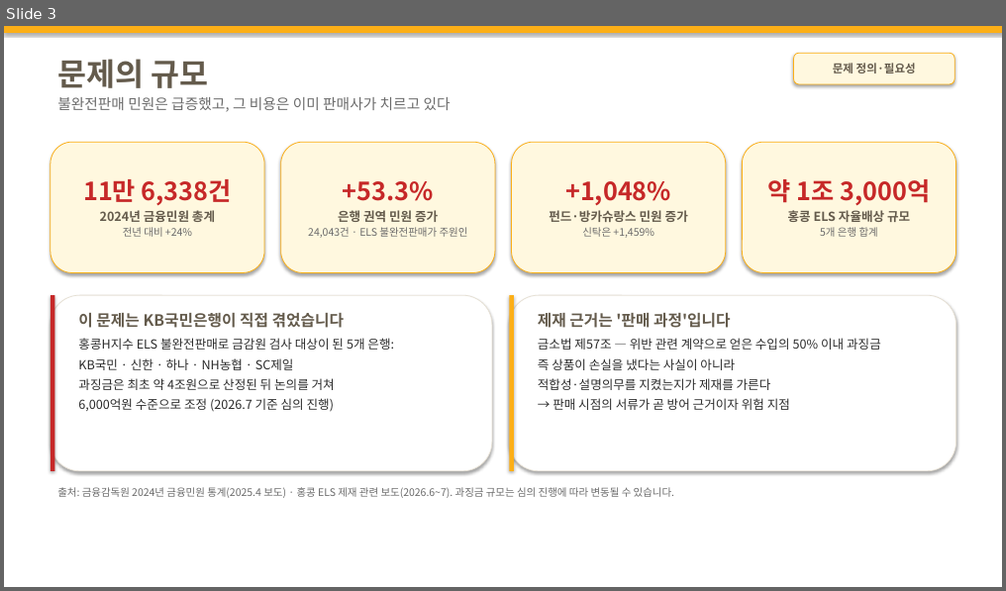
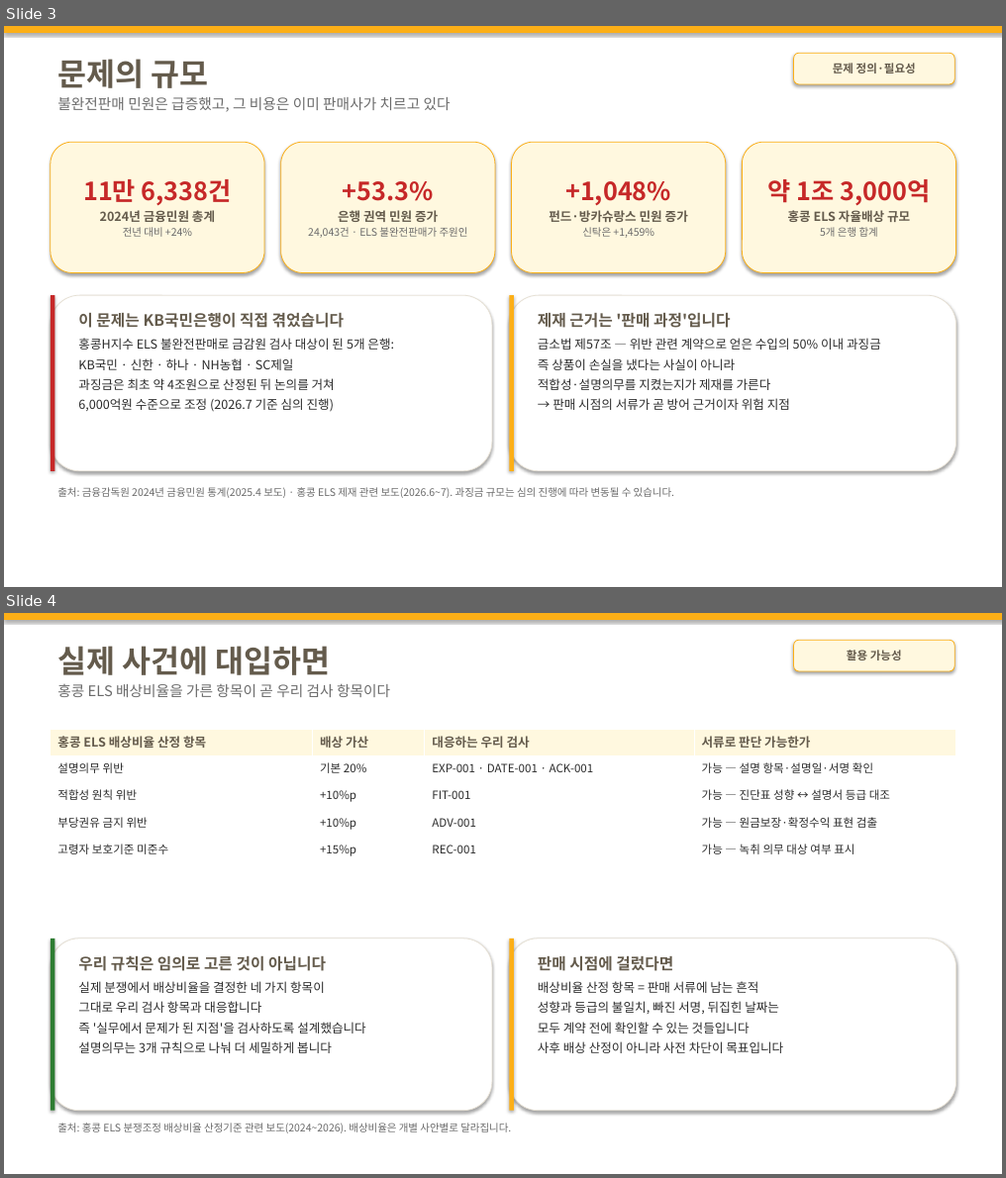
Before and after one commit to M0282/26KBAI_LW, a slide deck: docs/기술설명서_초안.pptx. Shown one above the other, each under a label of ours: slide 3 before the commit, slides 3 and 4 after it. The pictures are 1006x591 and 1006x1178 pixels, drawn with LibreOffice and Linux fonts; fonts in the diff are those of the drawing. Boxes give left, top, right and bottom in pixels: in the first picture for what was removed or moved away, otherwise in the second. Text is boxed around its words. In the diff, an @@ line names an element or a change of style, - is before the commit and + after.

```diff
--- a/docs/기술설명서_초안.pptx
+++ b/docs/기술설명서_초안.pptx
@@ slide 4 added at [4,613,1002,1174], background #FFFFFF @@
@@ rectangle added at [4,613,1002,620], fill #FCAF17 @@
@@ rounded rectangle added at [794,640,954,671], fill #FFF8DF, outline #FCAF17 0.75 pt, 11 pt, text #645B4C, bold @@
+활용 가능성
@@ text added at [57,646,390,697], 14 pt, text #6B6B6B @@
+실제 사건에 대입하면
+홍콩 ELS 배상비율을 가른 항목이 곧 우리 검사 항목이다
@@ table added at [51,729,956,863], 5 rows, 4 columns @@
+홍콩 ELS 배상비율 산정 항목 | 배상 가산 | 대응하는 우리 검사 | 서류로 판단 가능한가
+설명의무 위반 | 기본 20% | EXP-001 · DATE-001 · ACK-001 | 가능 — 설명 항목·설명일·서명 확인
+적합성 원칙 위반 | +10%p | FIT-001 | 가능 — 진단표 성향 ↔ 설명서 등급 대조
+부당권유 금지 위반 | +10%p | ADV-001 | 가능 — 원금보장·확정수익 표현 검출
+고령자 보호기준 미준수 | +15%p | REC-001 | 가능 — 녹취 의무 대상 여부 표시
@@ rounded rectangle added at [51,939,492,1111], fill #FFFFFF, outline #E6E0D4 0.75 pt @@
@@ rectangle added at [51,939,54,1111], fill #2E7D32 @@
@@ rounded rectangle added at [509,939,956,1111], fill #FFFFFF, outline #E6E0D4 0.75 pt @@
@@ rectangle added at [509,939,514,1111], fill #FCAF17 @@
@@ text added at [78,957,365,1054], 12 pt, text #2B2B2B @@
+우리 규칙은 임의로 고른 것이 아닙니다
+실제 분쟁에서 배상비율을 결정한 네 가지 항목이
+그대로 우리 검사 항목과 대응합니다
+즉 '실무에서 문제가 된 지점'을 검사하도록 설계했습니다
+설명의무는 3개 규칙으로 나눠 더 세밀하게 봅니다
@@ text added at [538,957,783,1054], 12 pt, text #2B2B2B @@
+판매 시점에 걸렀다면
+배상비율 산정 항목 = 판매 서류에 남는 흔적
+성향과 등급의 불일치, 빠진 서명, 뒤집힌 날짜는
+모두 계약 전에 확인할 수 있는 것들입니다
+사후 배상 산정이 아니라 사전 차단이 목표입니다
@@ text added at [57,1123,511,1134], 10 pt, text #6B6B6B @@
+출처: 홍콩 ELS 분쟁조정 배상비율 산정기준 관련 보도(2024~2026). 배상비율은 개별 사안별로 달라집니다.
```
Also in this commit, not shown: 3 slides changed, 1 other slide added, 2 other files.
